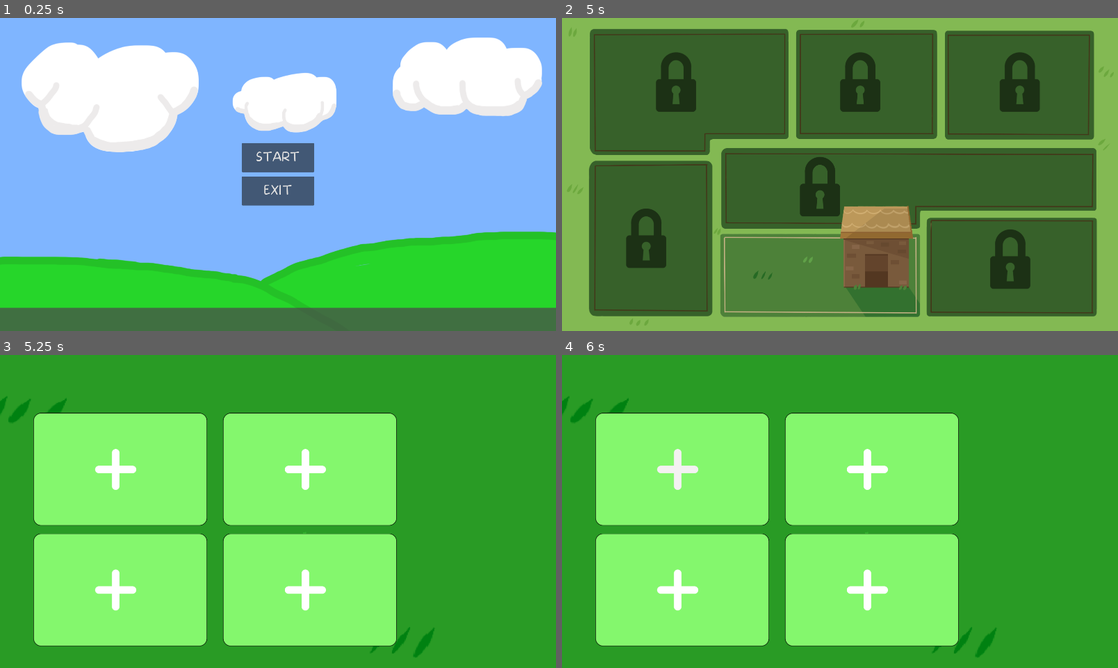
Above: before the commit, frames 1-4 (two rows, left to right).
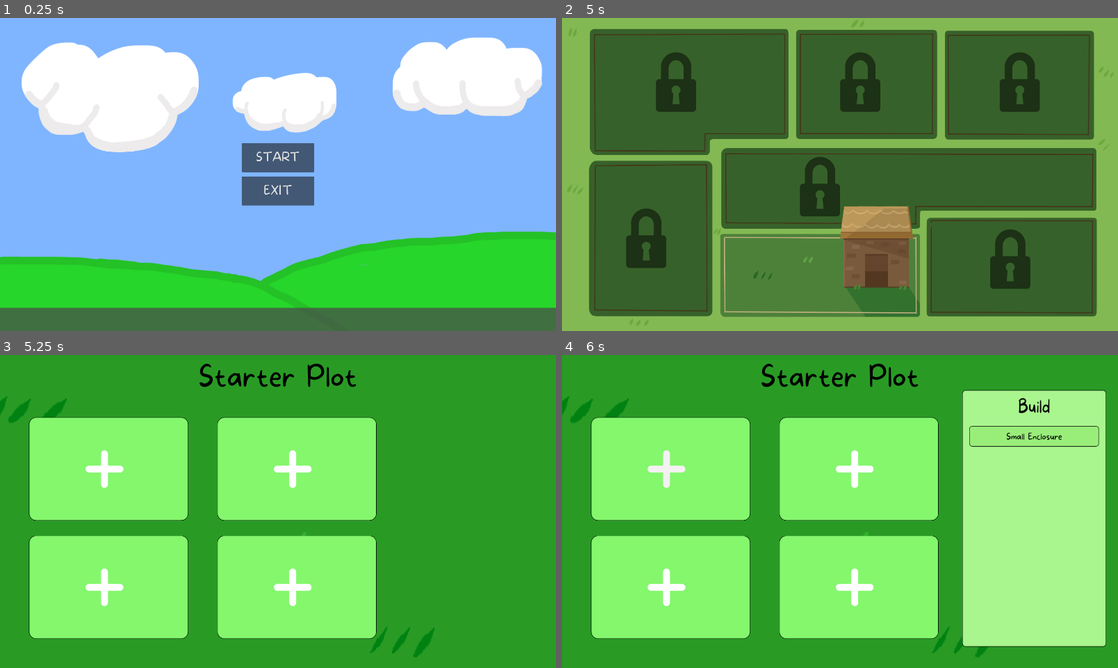
Above: after the commit, the same moments.

Repository: Gray-Alec58/gam-capstone
Game: Godot game, scene res://Scenes/start_screen.tscn
Same seed, same stepped clock (60 frames per second), same inputs: the game is played once before the commit and once after it.
Inputs (mouse positions are in pixels of both pictures, inside the frame that each line leads up to):
- Up to frame 1 (0.25 s): no input
- Up to frame 2 (5 s): click "START" at 0.5 s; tap Enter at 1.25 s; move the mouse to (873, 149) at 1.27 s; click (873, 149) at 1.42 s; click (600, 77) at 2 s; click (600, 140) at 2.75 s; click (600, 199) at 3.5 s; click "Build" at 4.25 s
- Up to frame 3 (5.25 s): click (272, 605) at 5 s
- Up to frame 4 (6 s): click (684, 473) at 5.77 s

Frames 1-2 are identical in both runs. In frame 3, 13% of the frame differs, in the area x 5-72%, y 2-94%; in frame 4, 34%, in the area x 5-98%, y 2-94%.

Commit message:
building scene buttons work

Diff:
--- a/Scenes/Building_Ui.tscn
+++ b/Scenes/Building_Ui.tscn
@@ -2,8 +2,14 @@
 
 [ext_resource type="Texture2D" uid="uid://3qdmnfiycv3u" path="res://Art/UI_Exports/BuildingScene/ExBuiIdTab.png" id="1_q41gs"]
 [ext_resource type="Texture2D" uid="uid://2r4dx8kbw3cj" path="res://Art/UI_Exports/BuildingScene/BuildSlotNorm.png" id="2_k6xkw"]
+[ext_resource type="Script" uid="uid://dn5gb63bpxul5" path="res://Scenes/build_scene_container.gd" id="2_tbc8r"]
 [ext_resource type="Texture2D" uid="uid://b63niww63ix3x" path="res://Art/UI_Exports/BuildingScene/BuildSlotClick.png" id="3_r7usn"]
 [ext_resource type="Texture2D" uid="uid://b853dckij2b7o" path="res://Art/UI_Exports/BuildingScene/BuildSlotHover.png" id="4_c2wch"]
+[ext_resource type="Texture2D" uid="uid://ocseojrdjuko" path="res://Art/UI_Exports/BuildingScene/BuildTabBG.png" id="5_x2psr"]
+[ext_resource type="FontFile" uid="uid://cg0sgnllbk1h7" path="res://Art/Fonts/more-sugar.thin.ttf" id="6_tbc8r"]
+[ext_resource type="Texture2D" uid="uid://b5rnqd365132v" path="res://Art/UI_Exports/BuildingScene/BuildItemNorm.png" id="7_mkcib"]
+[ext_resource type="Texture2D" uid="uid://bexfkbsr3dnj5" path="res://Art/UI_Exports/BuildingScene/BuildItemClick.png" id="8_1inf0"]
+[ext_resource type="Texture2D" uid="uid://bm57fn8ocngtb" path="res://Art/UI_Exports/BuildingScene/BuildItemHover.png" id="9_14tuw"]
 
 [node name="BuildingUi" type="Control" unique_id=805416022]
 layout_mode = 3
@@ -17,7 +23,7 @@
 position = Vector2(960.25, 540)
 texture = ExtResource("1_q41gs")
 
-[node name="BuildSlotContainer" type="MarginContainer" parent="Background" unique_id=705368958]
+[node name="BuildSceneContainer" type="MarginContainer" parent="Background" unique_id=248746184]
 anchors_preset = 15
 anchor_right = 1.0
 anchor_bottom = 1.0
@@ -27,18 +33,86 @@
 offset_bottom = -540.0
 grow_horizontal = 2
 grow_vertical = 2
-theme_override_constants/margin_left = 115
+theme_override_constants/margin_left = 0
+theme_override_constants/margin_top = 15
+script = ExtResource("2_tbc8r")
+
+[node name="BuildtabContainer" type="MarginContainer" parent="Background/BuildSceneContainer" unique_id=747126346]
+visible = false
+layout_mode = 2
+theme_override_constants/margin_left = 1400
+theme_override_constants/margin_top = 230
+theme_override_constants/margin_right = 65
+theme_override_constants/margin_bottom = 200
+
+[node name="BuildtabBg" type="Sprite2D" parent="Background/BuildSceneContainer/BuildtabContainer" unique_id=935914897]
+position = Vector2(290, 548.375)
+scale = Vector2(1, 1.1683136)
+texture = ExtResource("5_x2psr")
+offset = Vector2(1340, 0)
+
+[node name="Label" type="Label" parent="Background/BuildSceneContainer/BuildtabContainer/BuildtabBg" unique_id=1734502982]
+anchors_preset = 5
+anchor_left = 0.5
+anchor_right = 0.5
+offset_left = 1036.0
+offset_top = -379.5
+offset_right = 1146.0
+offset_bottom = -309.5
+grow_horizontal = 2
+offset_transform_enabled = true
+offset_transform_position = Vector2(0, 15)
+theme_override_colors/font_color = Color(0, 0, 0, 1)
+theme_override_fonts/font = ExtResource("6_tbc8r")
+theme_override_font_sizes/font_size = 55
+text = "Build"
+
+[node name="VBoxContainer" type="VBoxContainer" parent="Background/BuildSceneContainer/BuildtabContainer" unique_id=377149432]
+custom_minimum_size = Vector2(450, 0)
+layout_mode = 2
+size_flags_horizontal = 8
+
+[node name="TextureButton" type="TextureButton" parent="Background/BuildSceneContainer/BuildtabContainer/VBoxContainer" unique_id=507554808]
+custom_minimum_size = Vector2(350, 75)
+layout_mode = 2
+texture_normal = ExtResource("7_mkcib")
+texture_pressed = ExtResource("8_1inf0")
+texture_hover = ExtResource("9_14tuw")
+ignore_texture_size = true
+stretch_mode = 4
+
+[node name="Label" type="Label" parent="Background/BuildSceneContainer/BuildtabContainer/VBoxContainer/TextureButton" unique_id=1303923570]
+layout_mode = 1
+anchors_preset = 8
+anchor_left = 0.5
+anchor_top = 0.5
+anchor_right = 0.5
+anchor_bottom = 0.5
+offset_left = -20.0
+offset_top = -11.5
+offset_right = 20.0
+offset_bottom = 11.5
+grow_horizontal = 2
+grow_vertical = 2
+theme_override_colors/font_color = Color(0, 0, 0, 1)
+theme_override_fonts/font = ExtResource("6_tbc8r")
+theme_override_font_sizes/font_size = 30
+text = "Small Enclosure"
+
+[node name="BuildSlotContainer" type="MarginContainer" parent="Background/BuildSceneContainer" unique_id=705368958]
+layout_mode = 2
+theme_override_constants/margin_left = 100
 theme_override_constants/margin_top = 200
-theme_override_constants/margin_right = 550
+theme_override_constants/margin_right = 620
 theme_override_constants/margin_bottom = 50
 
-[node name="VBoxContainer" type="VBoxContainer" parent="Background/BuildSlotContainer" unique_id=1610967137]
-custom_minimum_size = Vector2(600, 0)
+[node name="VBoxContainer" type="VBoxContainer" parent="Background/BuildSceneContainer/BuildSlotContainer" unique_id=1610967137]
+custom_minimum_size = Vector2(550, 0)
 layout_mode = 2
 size_flags_horizontal = 0
 theme_override_constants/separation = 2
 
-[node name="BuildSlot2TextB" type="TextureButton" parent="Background/BuildSlotContainer/VBoxContainer" unique_id=1649936295]
+[node name="BuildSlot1TextB" type="TextureButton" parent="Background/BuildSceneContainer/BuildSlotContainer/VBoxContainer" unique_id=1649936295]
 layout_mode = 2
 size_flags_vertical = 3
 texture_normal = ExtResource("2_k6xkw")
@@ -47,7 +121,7 @@
 ignore_texture_size = true
 stretch_mode = 4
 
-[node name="BuildSlot1TextB" type="TextureButton" parent="Background/BuildSlotContainer/VBoxContainer" unique_id=1005748416]
+[node name="BuildSlot2TextB" type="TextureButton" parent="Background/BuildSceneContainer/BuildSlotContainer/VBoxContainer" unique_id=1005748416]
 layout_mode = 2
 size_flags_vertical = 3
 texture_normal = ExtResource("2_k6xkw")
@@ -56,13 +130,13 @@
 ignore_texture_size = true
 stretch_mode = 4
 
-[node name="VBoxContainer2" type="VBoxContainer" parent="Background/BuildSlotContainer" unique_id=355344056]
-custom_minimum_size = Vector2(600, 0)
+[node name="VBoxContainer2" type="VBoxContainer" parent="Background/BuildSceneContainer/BuildSlotContainer" unique_id=355344056]
+custom_minimum_size = Vector2(550, 0)
 layout_mode = 2
 size_flags_horizontal = 8
 theme_override_constants/separation = 2
 
-[node name="BuildSlot2TextB" type="TextureButton" parent="Background/BuildSlotContainer/VBoxContainer2" unique_id=473669941]
+[node name="BuildSlot2TextB" type="TextureButton" parent="Background/BuildSceneContainer/BuildSlotContainer/VBoxContainer2" unique_id=473669941]
 layout_mode = 2
 size_flags_vertical = 3
 texture_normal = ExtResource("2_k6xkw")
@@ -71,7 +145,7 @@
 ignore_texture_size = true
 stretch_mode = 4
 
-[node name="BuildSlot1TextB" type="TextureButton" parent="Background/BuildSlotContainer/VBoxContainer2" unique_id=599792423]
+[node name="BuildSlot1TextB" type="TextureButton" parent="Background/BuildSceneContainer/BuildSlotContainer/VBoxContainer2" unique_id=599792423]
 layout_mode = 2
 size_flags_vertical = 3
 texture_normal = ExtResource("2_k6xkw")
@@ -80,18 +154,13 @@
 ignore_texture_size = true
 stretch_mode = 4
 
-[node name="BuildtabContainer" type="MarginContainer" parent="Background" unique_id=747126346]
-anchors_preset = 11
-anchor_left = 1.0
-anchor_right = 1.0
-anchor_bottom = 1.0
-offset_left = -1428.75
-offset_top = -540.0
-offset_right = -960.0
-offset_bottom = -540.0
-grow_horizontal = 0
-grow_vertical = 2
-theme_override_constants/margin_left = 50
-theme_override_constants/margin_top = 100
-theme_override_constants/margin_right = 50
-theme_override_constants/margin_bottom = 100
+[node name="Label" type="Label" parent="Background/BuildSceneContainer" unique_id=1472147871]
+layout_mode = 2
+size_flags_horizontal = 4
+size_flags_vertical = 0
+theme_override_colors/font_color = Color(0, 0, 0, 1)
+theme_override_fonts/font = ExtResource("6_tbc8r")
+theme_override_font_sizes/font_size = 100
+text = "Starter Plot"
+
+[connection signal="pressed" from="Background/BuildSceneContainer/BuildSlotContainer/VBoxContainer/BuildSlot1TextB" to="Background/BuildSceneContainer" method="_on_build_slot_1_text_b_pressed"]
--- a/Scenes/Scripts/full_screen_container.gd
+++ b/Scenes/Scripts/full_screen_container.gd
@@ -47,6 +47,6 @@
 	ExpandWindow.visible = false
 	FundraiseWindow.visible = false
 
-#When build button is pressed
+#When build button is pressed goes to map scene
 func _on_build_text_b_pressed() -> void:
 	get_tree().change_scene_to_file("res://Scenes/Map_Scene.tscn")
--- /dev/null
+++ b/Scenes/build_scene_container.gd
@@ -0,0 +1,7 @@
+extends MarginContainer
+
+
+
+#When build slot is pressed Builing tab appears
+func _on_build_slot_1_text_b_pressed() -> void:
+	$BuildtabContainer.visible = true
--- a/Scenes/map_bg.gd
+++ b/Scenes/map_bg.gd
@@ -10,6 +10,6 @@
 func _process(delta: float) -> void:
 	pass
 
-
+#When starter plot is pressed goes to building scene
 func _on_starter_plot_text_b_pressed() -> void:
 	get_tree().change_scene_to_file("res://Scenes/Building_Ui.tscn")
Not shown, added: Scenes/build_scene_container.gd.uid
